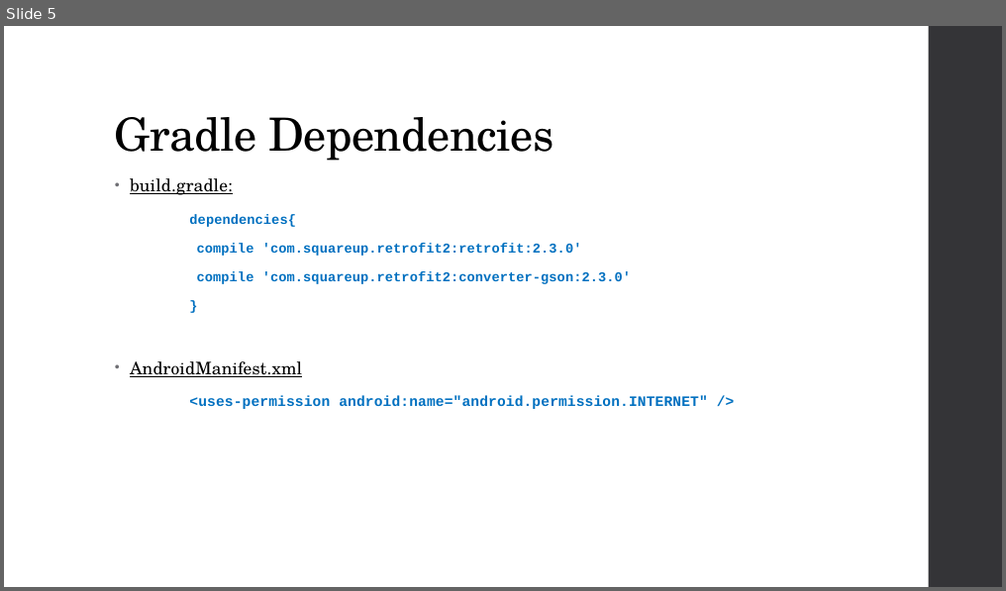
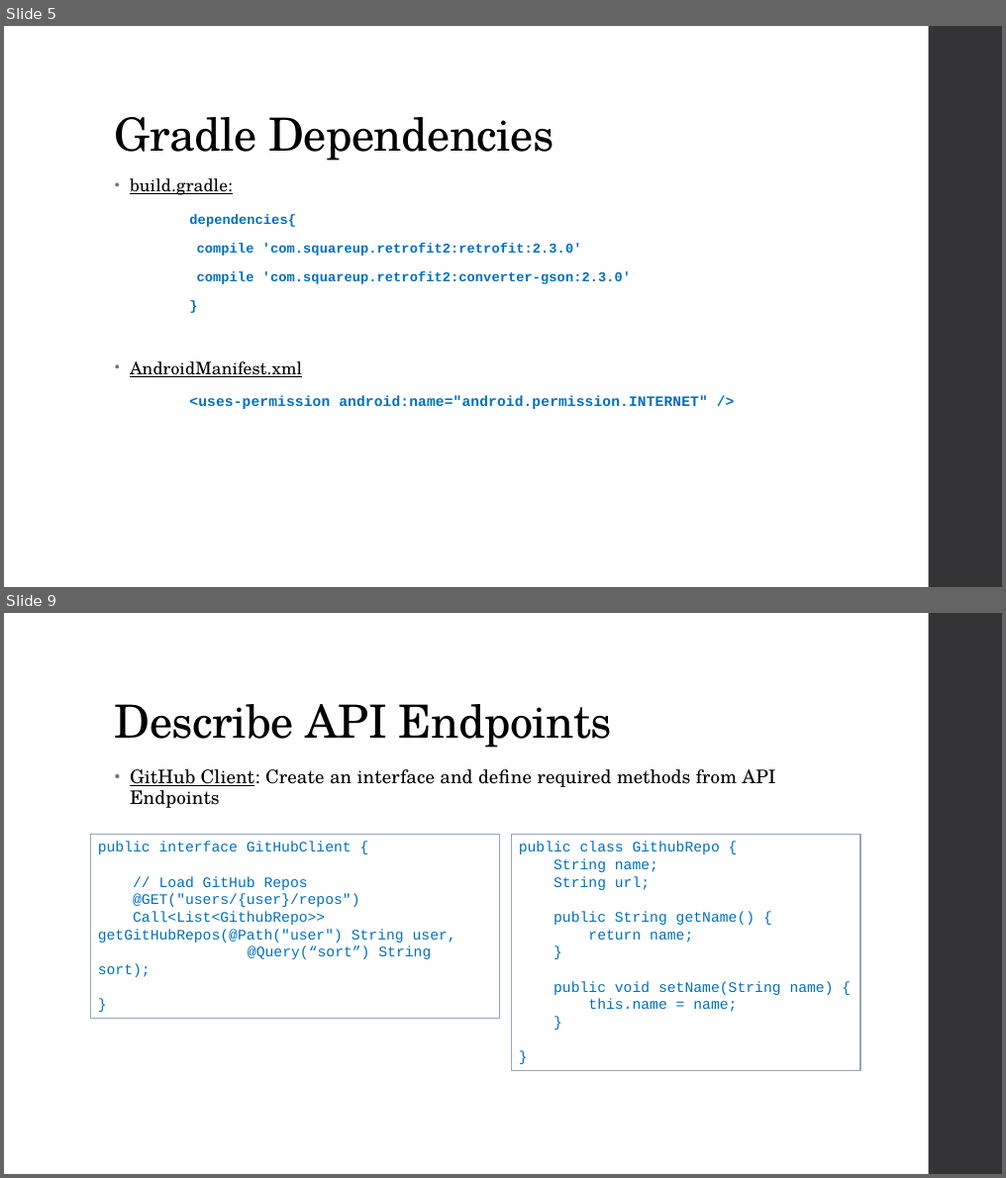
Before and after one commit to manhterry93/RetrofitExample, a slide deck: Docs/Slide.pptx. Shown one above the other, each under a label of ours: slide 5 before the commit, slides 5 and 9 after it; the slides between them are not shown. The pictures are 1006x591 and 1006x1178 pixels, drawn with LibreOffice and Linux fonts; fonts in the diff are those of the drawing. Boxes give left, top, right and bottom in pixels: in the first picture for what was removed or moved away, otherwise in the second. Text is boxed around its words. In the diff, an @@ line names an element or a change of style, - is before the commit and + after.

```diff
--- a/Docs/Slide.pptx
+++ b/Docs/Slide.pptx
@@ slide 9 added at [4, 613, 1002, 1174], background #FFFFFF; not listed: 1 template element that a slide beside it also shows @@
@@ title added at [115, 704, 613, 748], 44 pt, text #000000 @@
+Describe API Endpoints
@@ text added at [130, 769, 776, 808], 18 pt, text #000000 @@
+• GitHub Client: Create an interface and define required methods from API Endpoints
@@ rectangle added at [91, 835, 500, 1019], fill #FFFFFF, outline #92A9B9 1.1 pt, 14 pt, text #0070C0 @@
+public interface GitHubClient {
+// Load GitHub Repos
+@GET("users/{user}/repos")
+Call<List<GithubRepo>> getGitHubRepos(@Path("user") String user, @Query(“sort”) String sort);
+}
@@ rectangle added at [512, 835, 861, 1071], fill #FFFFFF, outline #92A9B9 1.1 pt, 14 pt, text #0070C0 @@
+public class GithubRepo {
+String name;
+String url;
+public String getName() {
+return name;
+}
+public void setName(String name) {
+this.name = name;
+}
+}
```
Also in this commit, not shown: 2 slides changed, 5 other slides added.
